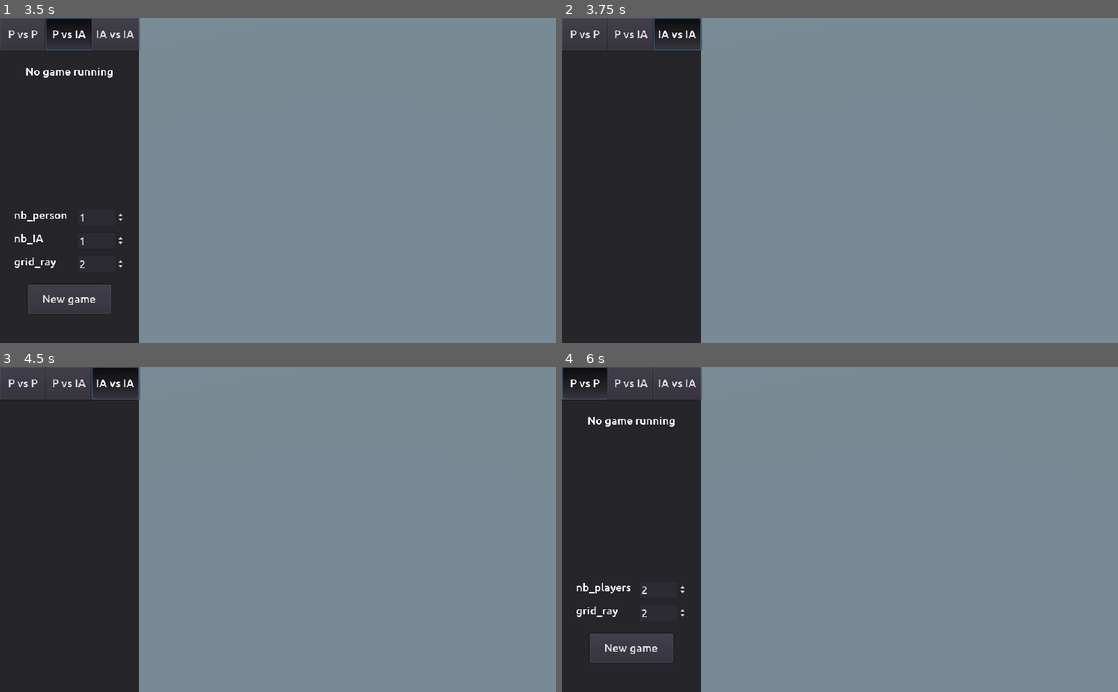
Above: before the commit, frames 1-4 (two rows, left to right).
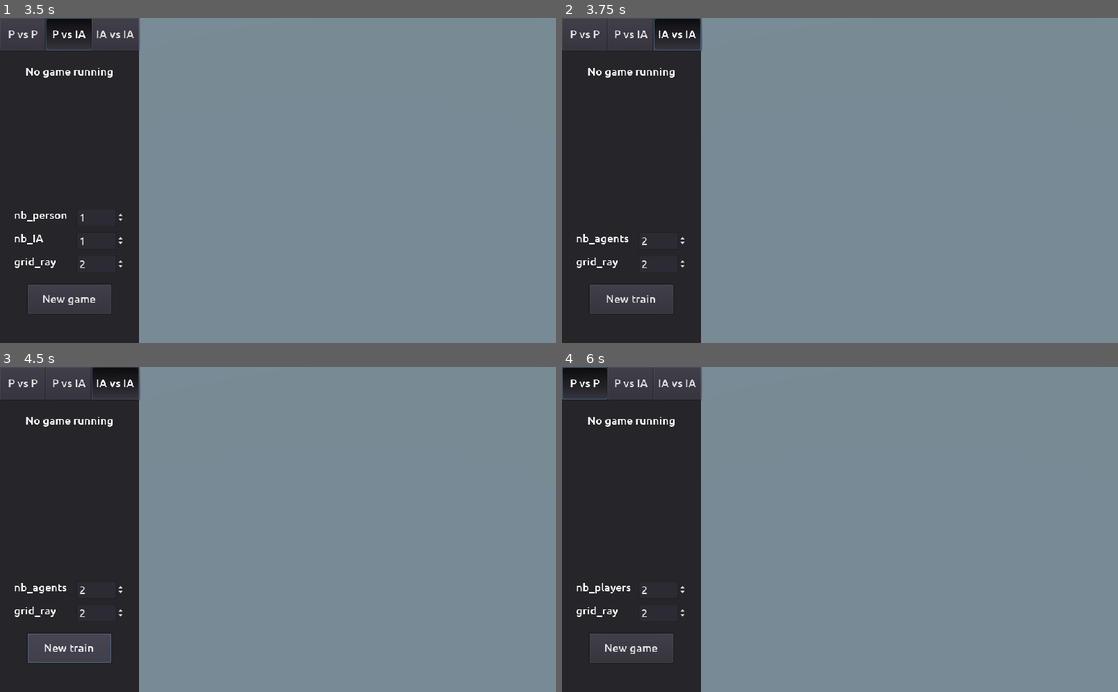
Above: after the commit, the same moments.

Repository: Naowak/Kothrak
Game: Godot game, scene res://Scenes/Main.tscn
Two runs of this game, one before a commit and one after it. Both use one fixed random seed, a clock stepped at 60 frames per second and the inputs below.
Inputs (mouse positions are in pixels of both pictures, inside the frame that each line leads up to):
- Up to frame 1 (3.5 s): click "New game" at 0.5 s; click "New game" at 1.25 s; click "P vs P" at 2 s; click "P vs IA" at 2.75 s
- Up to frame 2 (3.75 s): click "IA vs IA" at 3.5 s
- Up to frame 3 (4.5 s): click (66, 646) at 4.25 s, where only the run after the commit has a clickable "New train"
- Up to frame 4 (6 s): click (628, 646) at 5 s, where only the run after the commit has a clickable "New train"; click "P vs P" at 5.75 s

Frame 1 is identical in both runs. In frame 2, 1.3% of the frame differs, in the area x 2-23%, y 15-92%; in frame 3, 1.8%, in the area x 2-25%, y 0-92%; in frame 4, nothing differs.
Error before the commit: Invalid get index 'status' (on base: 'Nil'). (res://Scripts/Main.gd:23)
Error after the commit: Invalid get index 'status' (on base: 'Nil'). (res://Scripts/Main.gd:27)

Commit message:
On peut replay les game (et elles senchainent), mais il y a encore plein de détails à gérer

Diff:
--- a/gui/Scenes/Main.tscn
+++ b/gui/Scenes/Main.tscn
@@ -102,7 +102,7 @@
 anchor_top = 0.62
 anchor_right = 0.9
 anchor_bottom = 0.62
-margin_bottom = 24.0
+margin_bottom = 33.0
 min_value = 1.0
 max_value = 4.0
 value = 2.0
@@ -115,7 +115,7 @@
 anchor_top = 0.62
 anchor_right = 0.45
 anchor_bottom = 0.62
-margin_right = 7.62939e-06
+margin_right = 11.4
 margin_bottom = 24.0
 text = "nb_players"
 valign = 1
@@ -128,7 +128,7 @@
 anchor_top = 0.7
 anchor_right = 0.9
 anchor_bottom = 0.7
-margin_bottom = 24.0
+margin_bottom = 33.0
 min_value = 1.0
 max_value = 4.0
 value = 2.0
@@ -304,3 +304,94 @@
 anchor_top = 0.1
 anchor_right = 1.0
 anchor_bottom = 1.0
+
+[node name="Button_newtrain" type="Button" parent="Panel/Control_IAvIA"]
+anchor_left = 0.2
+anchor_top = 0.8
+anchor_right = 0.8
+anchor_bottom = 0.9
+text = "New train"
+__meta__ = {
+"_edit_use_anchors_": false
+}
+
+[node name="SpinBox_nbagents" type="SpinBox" parent="Panel/Control_IAvIA"]
+anchor_left = 0.55
+anchor_top = 0.62
+anchor_right = 0.9
+anchor_bottom = 0.62
+margin_bottom = 33.0
+min_value = 1.0
+max_value = 4.0
+value = 2.0
+__meta__ = {
+"_edit_use_anchors_": false
+}
+
+[node name="Label_nbagents" type="Label" parent="Panel/Control_IAvIA"]
+anchor_left = 0.1
+anchor_top = 0.62
+anchor_right = 0.45
+anchor_bottom = 0.62
+margin_right = 11.4
+margin_bottom = 24.0
+text = "nb_agents
+"
+valign = 1
+__meta__ = {
+"_edit_use_anchors_": false
+}
+
+[node name="SpinBox_gridray" type="SpinBox" parent="Panel/Control_IAvIA"]
+anchor_left = 0.55
+anchor_top = 0.7
+anchor_right = 0.9
+anchor_bottom = 0.7
+margin_bottom = 33.0
+min_value = 1.0
+max_value = 4.0
+value = 2.0
+__meta__ = {
+"_edit_use_anchors_": false
+}
+
+[node name="Label_gridray" type="Label" parent="Panel/Control_IAvIA"]
+anchor_left = 0.1
+anchor_top = 0.7
+anchor_right = 0.45
+anchor_bottom = 0.7
+margin_right = 7.62939e-06
+margin_bottom = 24.0
+text = "grid_ray"
+valign = 1
+__meta__ = {
+"_edit_use_anchors_": false
+}
+
+[node name="LineSep" type="ColorRect" parent="Panel/Control_IAvIA"]
+anchor_left = 0.05
+anchor_top = 0.5
+anchor_right = 0.95
+anchor_bottom = 0.5
+margin_top = -24.0
+margin_right = 1.52588e-05
+margin_bottom = -23.0
+color = Color( 0.509804, 0.509804, 0.509804, 1 )
+__meta__ = {
+"_edit_use_anchors_": false
+}
+
+[node name="Logs" type="RichTextLabel" parent="Panel/Control_IAvIA"]
+anchor_left = 0.1
+anchor_top = 0.05
+anchor_right = 0.9
+anchor_bottom = 0.5
+bbcode_enabled = true
+bbcode_text = "[center]No game running[/center]
+"
+text = "No game running
+"
+script = ExtResource( 5 )
+__meta__ = {
+"_edit_use_anchors_": false
+}
--- a/gui/Scripts/HTTPRequest.gd
+++ b/gui/Scripts/HTTPRequest.gd
@@ -7,7 +7,7 @@
 
 
 # Request new game to the server
-func request_new_game(mode):
+func request_new_session(mode):
 	# Change mode
 	Utils.MODE = mode
 
@@ -19,30 +19,42 @@
 		params += 'nb_players=' + str(nb_players)
 		params += '&grid_ray=' + str(grid_ray)
 		Utils.NB_PERSON = nb_players
-		Utils.NB_IA = 0
+		Utils.NB_AGENTS = 0
+		# warning-ignore:return_value_discarded
+		request("http://127.0.0.1:5000/new_game?" + params)
 
 	elif mode == 'PvIA':
 		var nb_person = $"../Panel/Control_PvIA/SpinBox_nbperson".value
 		var grid_ray = $"../Panel/Control_PvIA/SpinBox_gridray".value
-		var nb_ia = $"../Panel/Control_PvIA/SpinBox_nbIA".value
-		if nb_person + nb_ia > 4:
+		var nb_agents = $"../Panel/Control_PvIA/SpinBox_nbIA".value
+		if nb_person + nb_agents > 4:
 			print('Error: you ask for more than 4 players.')
 			return
-		params += 'nb_players=' + str(nb_person + nb_ia)
+		params += 'nb_players=' + str(nb_person + nb_agents)
 		params += '&grid_ray=' + str(grid_ray)
 		Utils.NB_PERSON = nb_person
-		Utils.NB_IA = nb_ia
+		Utils.NB_AGENTS = nb_agents
+		# warning-ignore:return_value_discarded
+		request("http://127.0.0.1:5000/new_game?" + params)
 
 	elif mode == 'IAvIA':
-		pass
+		var nb_agents = $"../Panel/Control_IAvIA/SpinBox_nbagents".value
+		var grid_ray = $"../Panel/Control_PvIA/SpinBox_gridray".value
+		if nb_agents > 4:
+			print('Error: you ask for more than 4 players.')
+			return
+		params += 'nb_agents=' + str(nb_agents)
+		params += '&grid_ray=' + str(grid_ray)
+		Utils.NB_PERSON = 0
+		Utils.NB_AGENTS = nb_agents
+		# warning-ignore:return_value_discarded
+		request("http://127.0.0.1:5000/train?" + params)
 
 	print(params)
-	# warning-ignore:return_value_discarded
-	request("http://127.0.0.1:5000/new_game?" + params)
 
 
 # Request play to the server
-func request_play(gid, play):
+func request_human_play(gid, play):
 	var params = 'gid=' + str(gid)
 	params += '&move=' + str(play['move'][0]) + ',' + str(play['move'][1])
 	if play['build'] != null:
@@ -54,10 +66,17 @@
 
 
 # Request the server to make the next play
-func request_watch(gid):
+func request_agent_play(gid):
 	var params = 'gid=' + str(gid)
 	# warning-ignore:return_value_discarded
 	request('http://127.0.0.1:5000/agent_play?' + params)
+
+
+# Request the server to get the history of last game
+func request_watch_training(tid):
+	var params = 'tid=' + str(tid)
+	# warning-ignore:return_value_discarded
+	request('http://127.0.0.1:5000/watch_training?' + params)
 
 
 # Called when a request is completed : decode data and call _update from Playground
--- a/gui/Scripts/Main.gd
+++ b/gui/Scripts/Main.gd
@@ -7,18 +7,22 @@
 var possible_plays = []
 var step = ''
 
+var tid = -1
+
 # usefull for play
 var data_to_send = null
 
 func _ready():
 	# warning-ignore:return_value_discarded
-	$Panel/Control_PvP/Button_newgame.connect('pressed', $HTTPRequest, 'request_new_game', ['PvP'])
+	$Panel/Control_PvP/Button_newgame.connect('pressed', $HTTPRequest, 'request_new_session', ['PvP'])
 	# warning-ignore:return_value_discarded
-	$Panel/Control_PvIA/Button_newgame.connect('pressed', $HTTPRequest, 'request_new_game', ['PvIA'])
-
+	$Panel/Control_PvIA/Button_newgame.connect('pressed', $HTTPRequest, 'request_new_session', ['PvIA'])
+	# warning-ignore:return_value_discarded
+	$Panel/Control_IAvIA/Button_newtrain.connect('pressed', $HTTPRequest, 'request_new_session', ['IAvIA'])
 
 # Update the game with new data from server
 func _update(data):
+	print(data)
 	# New game
 	if data['status'] == 'new_game':
 		_new_game_update(data)
@@ -31,13 +35,27 @@
 	# Player eliminated
 	elif data['status'] == 'eliminated':
 		step = 'game_over'
-		_update_logs(data['gid'], data['status'], player_id, step)
+		_update_logs(gid, data['status'], player_id, step)
+
+	# Status received for trainings
+	# New training
+	elif data['status'] == 'start':
+		tid = data['tid']
+		$HTTPRequest.request_watch_training(tid)
+	# New game to watch
+	elif data['status'] == 'watch':
+		for infos in data['history']:
+			_update(infos)
+			yield(get_tree().create_timer(1.0), "timeout")
+		$HTTPRequest.request_watch_training(tid)
+	# ADD ELIF WHERE TRAIN IS OVER
 
 
 # Create map and character instances, retrieve some informations
 func _new_game_update(data):
 	# Informations & settings
-	gid = data['gid']
+	if Utils.MODE in ['PvP', 'PvIA']:
+		gid = data['gid']
 	Utils.update_server_settings(data['settings'])
 	# Instance map
 	$Playground.instance_map()
@@ -68,8 +86,7 @@
 	_update_logs(gid, data['status'], player_id, step)
 
 	# If next player is IA, request server to play
-	if players_kind[player_id] == 'IA':
-#		yield(self, )
+	if Utils.MODE == 'PvIA' and players_kind[player_id] == 'IA':
 		$HTTPRequest.request_watch(gid)
 
 
@@ -80,7 +97,8 @@
 		var abs_move = _to_absolute(data['move'], player_id)
 		$Playground.move(player_id, $Playground.grid[abs_move[0]][abs_move[1]])
 	step = 'game_over'
-	_update_logs(data['gid'], data['status'], player_id, step)
+	_update_logs(gid, data['status'], player_id, step)
+
 
 
 # Verify if play is correct and play it.
@@ -115,7 +133,7 @@
 
 			# If no build possible, the player reach the last stage, he won
 			if possible_plays[0]['build'] == null:
-				$HTTPRequest.request_play(gid, data_to_send)
+				$HTTPRequest.request_human_play(gid, data_to_send)
 				step = 'game_over'
 				print('Game Over !')
 
@@ -129,7 +147,7 @@
 				data_to_send['build'] = _to_relative(play['build'], player_id)
 		if valid:
 			$Playground.grow_up(cell)
-			$HTTPRequest.request_play(gid, data_to_send)
+			$HTTPRequest.request_human_play(gid, data_to_send)
 			step = 'move'
 
 
@@ -142,21 +160,22 @@
 	elif Utils.MODE == 'PvIA':
 		for _i in range(Utils.NB_PERSON):
 			players_kind += ['Person']
-		for _i in range(Utils.NB_IA):
+		for _i in range(Utils.NB_AGENTS):
 			players_kind += ['IA']
 		players_kind.shuffle()
 
 	elif Utils.MODE == 'IAvIA':
-		pass
+		for _i in range(Utils.NB_AGENTS):
+			players_kind += ['IA']
 
 	print(players_kind)
 
 
 # Update logs corresponding to MODE
-func _update_logs(gid, status, player_id, step):
+func _update_logs(_gid, _status, _player_id, _step):
 	var path_node = 'Panel/Control_' + str(Utils.MODE) + '/Logs'
 	var node = get_node(path_node)
-	node.update_text(gid, status, player_id, step)
+	node.update_text(_gid, _status, _player_id, _step)
 
 
 # Remove the player coordinates to coord
--- a/gui/Scripts/Utils.gd
+++ b/gui/Scripts/Utils.gd
@@ -16,7 +16,7 @@
 # Interface parameters
 var MODE = 'PvP'
 var NB_PERSON = 2
-var NB_IA = 0
+var NB_AGENTS = 0
 
 var LENGTH_BORDER = 3
 var RAY = RAY_ARENA + LENGTH_BORDER
Not shown, changed: api/API.py
Not shown, changed: api/Utils.py
Not shown, changed: main.py
